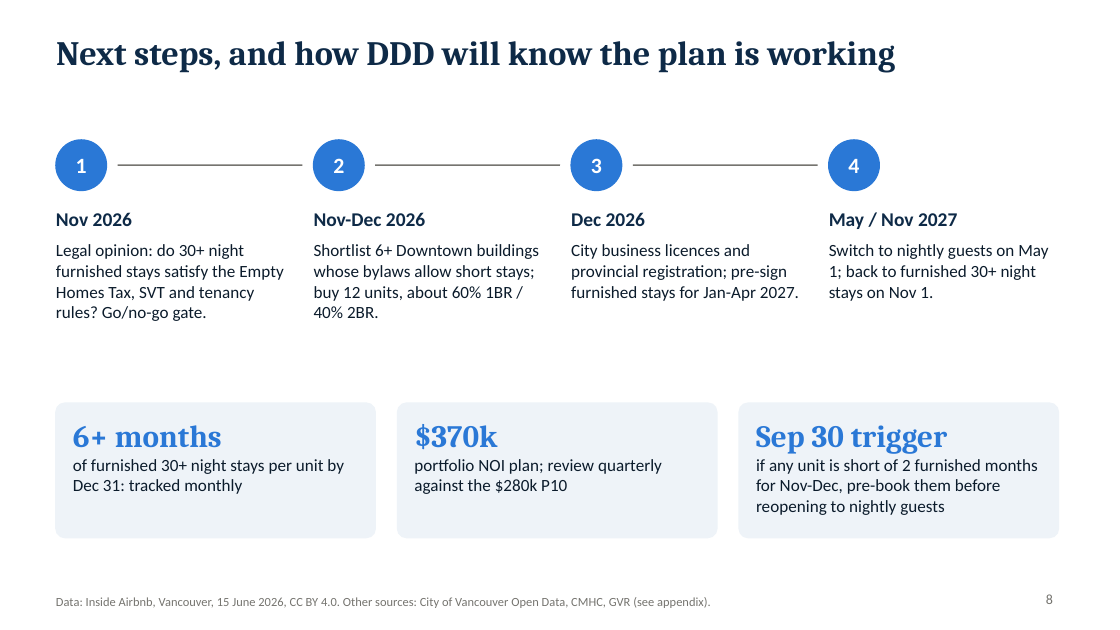
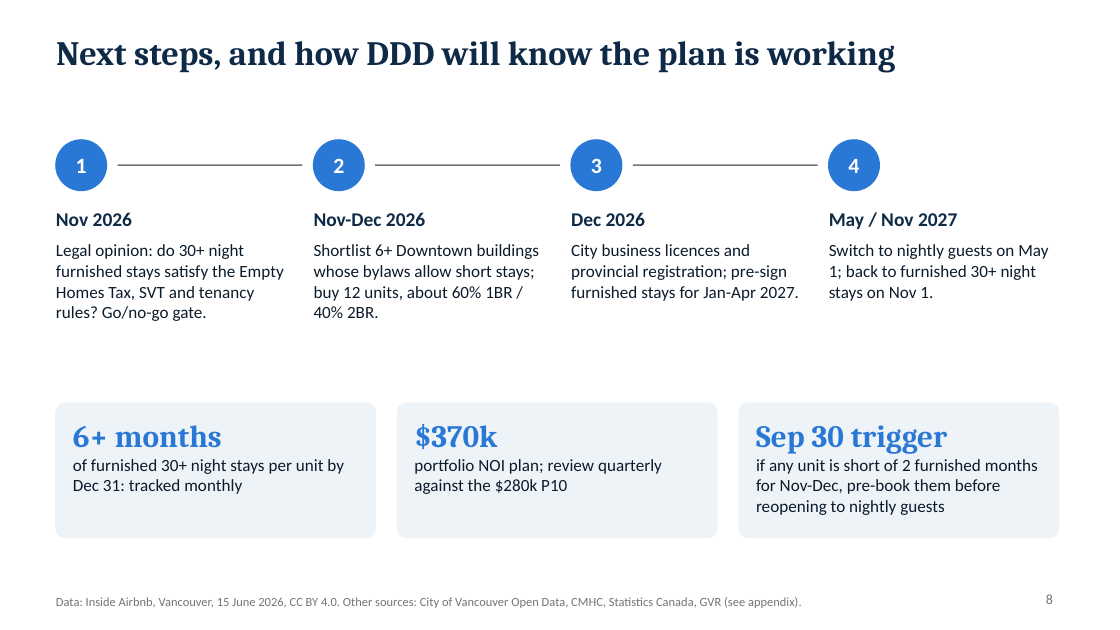
Before and after one commit to alexmdy/datajam2026, a slide deck: slide 8 of deck/DDD_DataJam2026_Pitch.pptx. Drawn at 1120x630 pixels with LibreOffice and Linux fonts; fonts in the diff are those of the drawing. Boxes give left, top, right and bottom in pixels: in the first picture for what was removed or moved away, otherwise in the second. Text is boxed around its words. In the diff, an @@ line names an element or a change of style, - is before the commit and + after.

```diff
--- a/deck/DDD_DataJam2026_Pitch.pptx
+++ b/deck/DDD_DataJam2026_Pitch.pptx
@@ text at (56, 597, 802, 608): text changed @@
-Data: Inside Airbnb, Vancouver, 15 June 2026, CC BY 4.0. Other sources: City of Vancouver Open Data, CMHC, GVR (see appendix).
+Data: Inside Airbnb, Vancouver, 15 June 2026, CC BY 4.0. Other sources: City of Vancouver Open Data, CMHC, Statistics Canada, GVR (see appendix).
```
Also in this commit, not shown: 14 other slides changed, 33 other files.
